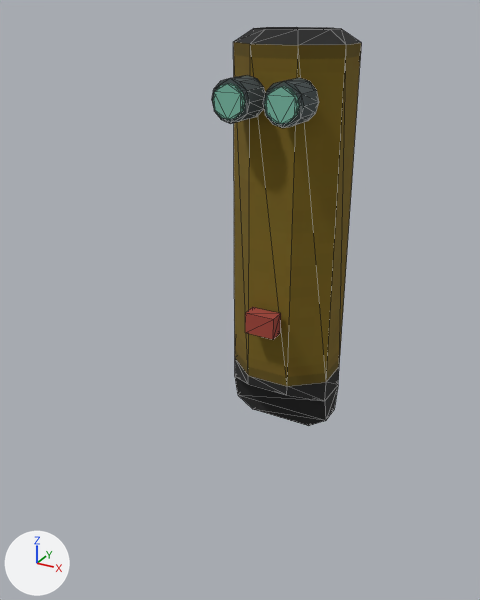
The glTF model software/beckenburg/assets/runtime/models/blender_dots_projector_1_deployed.glb, before and after one commit.
Rendered twice from a 50 mm camera at (0.0854, -0.1893, 0.1354) aimed at (-0.009, -0.0177, 0.0496). The lights are fixed; the arrows at lower left show +X, +Y and +Z. The first picture is the older version. Mesh edges are drawn as thin lines. Vertices at exactly the same position are counted once.

The scene before the commit, as lines of its bpy script (objects in view):
```python
me_source_derived_vape_mp_1_001 = bpy.data.meshes.new('source-derived vape_mp_1.001')
me_source_derived_vape_mp_1_001.from_pydata(...)  # 159 vertices, 290 faces; spans x -0.0175..0.0175, y -0.0265..0.0245, z 0.0..0.13
me_source_derived_vape_mp_1_001.materials.append(mat_psx_dots_projector)  # picture img_dots_projector
ob_blender_dots_projector_1_deployed = bpy.data.objects.new('blender_dots_projector_1_deployed', me_source_derived_vape_mp_1_001)
ob_blender_dots_projector_1_deployed.location = (0.0, 0.0, 0.0)
```
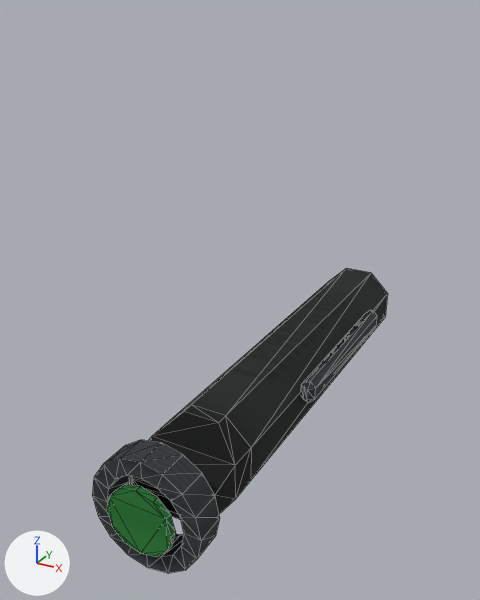
Location of each change, (x1, y1, x2, y2) in pixels of the pictures (480 x 600 px; the box of a moved part takes in the faces that stretch with it):
'blender_dots_projector_1_deployed', reshaped (97% wider, 24% shorter)
    before: (212, 27, 362, 426)
    after: (92, 268, 388, 573)
part 1 of me_source_derived_vape_mp_1_001, moved or reshaped
    before: (233, 27, 362, 426)
    after: (130, 268, 388, 520)
part 2 of me_source_derived_vape_mp_1_001, added (green)
    after: (107, 484, 176, 557)
part 3 of me_source_derived_vape_mp_1_001, added
    after: (92, 440, 220, 573)
part 4 of me_source_derived_vape_mp_1_001, added
    after: (301, 310, 377, 403)
part 5 of me_source_derived_vape_mp_1_001, deleted
    before: (212, 75, 319, 340)

The change, as a diff of the scene's bpy script:
```diff
--- a/software/beckenburg/assets/runtime/models/blender_dots_projector_1_deployed.glb.py
+++ b/software/beckenburg/assets/runtime/models/blender_dots_projector_1_deployed.glb.py
@@ img_green_signal_diffuse @@
+img_green_signal_diffuse = load_image('green signal diffuse', '_unpacked/green_signal_diffuse', 64, 64, 'sRGB')
@@ img_dark_anodized_diffuse @@
+img_dark_anodized_diffuse = load_image('dark anodized diffuse', '_unpacked/dark_anodized_diffuse', 64, 64, 'sRGB')
@@ img_misc_mp_1 @@
+img_misc_mp_1 = load_image('misc_mp_1', '_unpacked/misc_mp_1', 192, 192, 'sRGB')
@@ mat_rebuild_green_signal @@
+mat_rebuild_green_signal = principled_material('Rebuild green signal')
+mat_rebuild_green_signal.texture = img_green_signal_diffuse
+mat_rebuild_green_signal.roughness = 0.88
@@ mat_rebuild_dark_anodized @@
+mat_rebuild_dark_anodized = principled_material('Rebuild dark anodized')
+mat_rebuild_dark_anodized.texture = img_dark_anodized_diffuse
+mat_rebuild_dark_anodized.roughness = 0.88
@@ mat_misc_mp_1_001_charcoal_field_finish @@
+mat_misc_mp_1_001_charcoal_field_finish = principled_material('misc_mp_1.001 charcoal field finish')
+mat_misc_mp_1_001_charcoal_field_finish.texture = img_misc_mp_1
+mat_misc_mp_1_001_charcoal_field_finish.roughness = 1.0
@@ me_source_derived_vape_mp_1_001 @@
 # used by ob_blender_dots_projector_1_deployed; location = (0.0, 0.0, 0.0)
-me_source_derived_vape_mp_1_001.from_pydata(...)  # 159 vertices, 290 faces; spans x -0.0175..0.0175, y -0.0265..0.0245, z 0.0..0.13
-me_source_derived_vape_mp_1_001.materials.append(mat_psx_dots_projector)  # picture img_dots_projector
+me_source_derived_vape_mp_1_001.from_pydata(...)  # 159 vertices, 306 faces; spans x -0.017..0.0185, y -0.087..0.0775, z 0.0..0.034
+# me_source_derived_vape_mp_1_001 part 1: the loose piece of 47 vertices spanning x -0.0175..0.0175, y -0.015..0.015, z 0.0..0.13 is multiplied about its middle by the matrix ((-0.787, 0.0, 0.0), (0.0, 0.0, 1.192), (0.0, 0.918, 0.0)), then moved by (0.0, 0.0, -0.048), in mat_misc_mp_1_001_charcoal_field_finish (picture img_misc_mp_1)
+# me_source_derived_vape_mp_1_001 part 2: a new loose piece, a 12-sided cylinder along y spanning x -0.01..0.01, y -0.087..-0.085, z 0.007..0.027, in mat_rebuild_green_signal (picture img_green_signal_diffuse)
+# me_source_derived_vape_mp_1_001 part 3: a new loose piece of 64 vertices spanning x -0.017..0.017, y -0.0845..-0.0755, z 0.0..0.034, in mat_rebuild_dark_anodized (picture img_dark_anodized_diffuse)
+# me_source_derived_vape_mp_1_001 part 4: a new loose piece of 24 vertices spanning x 0.0135..0.0185, y -0.02..0.046, z 0.019..0.027, in mat_rebuild_dark_anodized (picture img_dark_anodized_diffuse)
+# me_source_derived_vape_mp_1_001 part 5: 6 loose pieces with 112 vertices, spanning x -0.014..0.014, y -0.0265..0.0245, z 0.038..0.118, are deleted
+me_source_derived_vape_mp_1_001.materials.append(mat_misc_mp_1_001_charcoal_field_finish)  # picture img_misc_mp_1
+me_source_derived_vape_mp_1_001.materials.append(mat_rebuild_dark_anodized)  # picture img_dark_anodized_diffuse
+me_source_derived_vape_mp_1_001.materials.append(mat_rebuild_green_signal)  # picture img_green_signal_diffuse
```
